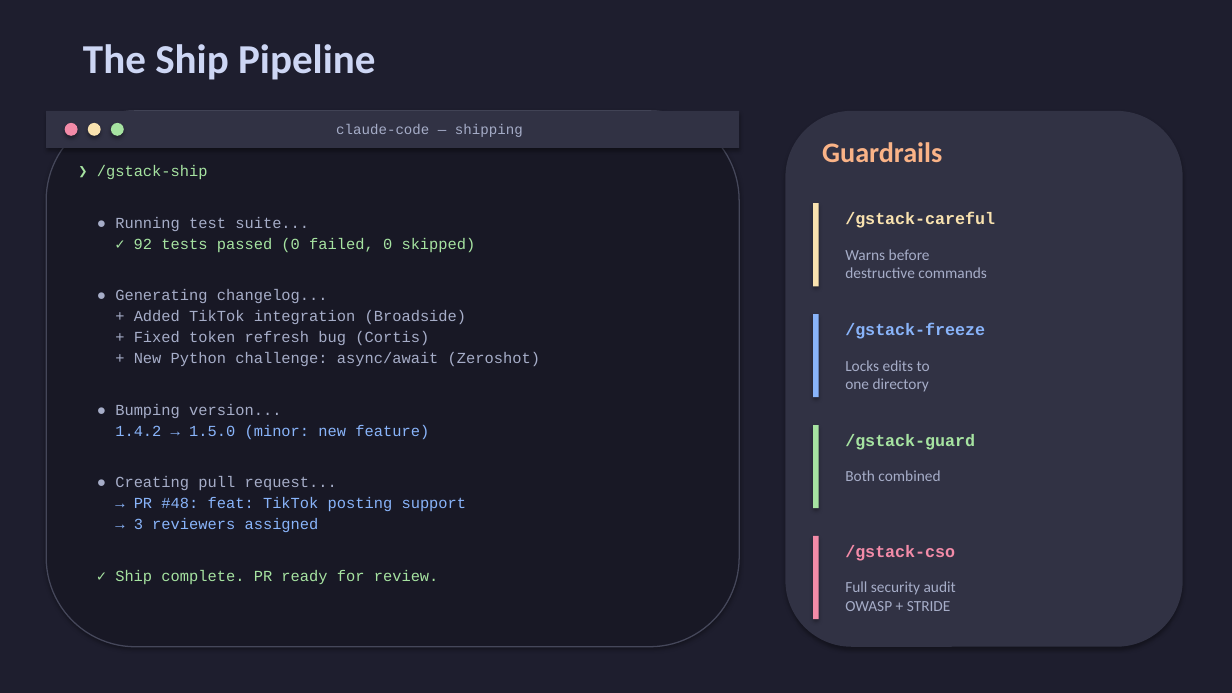
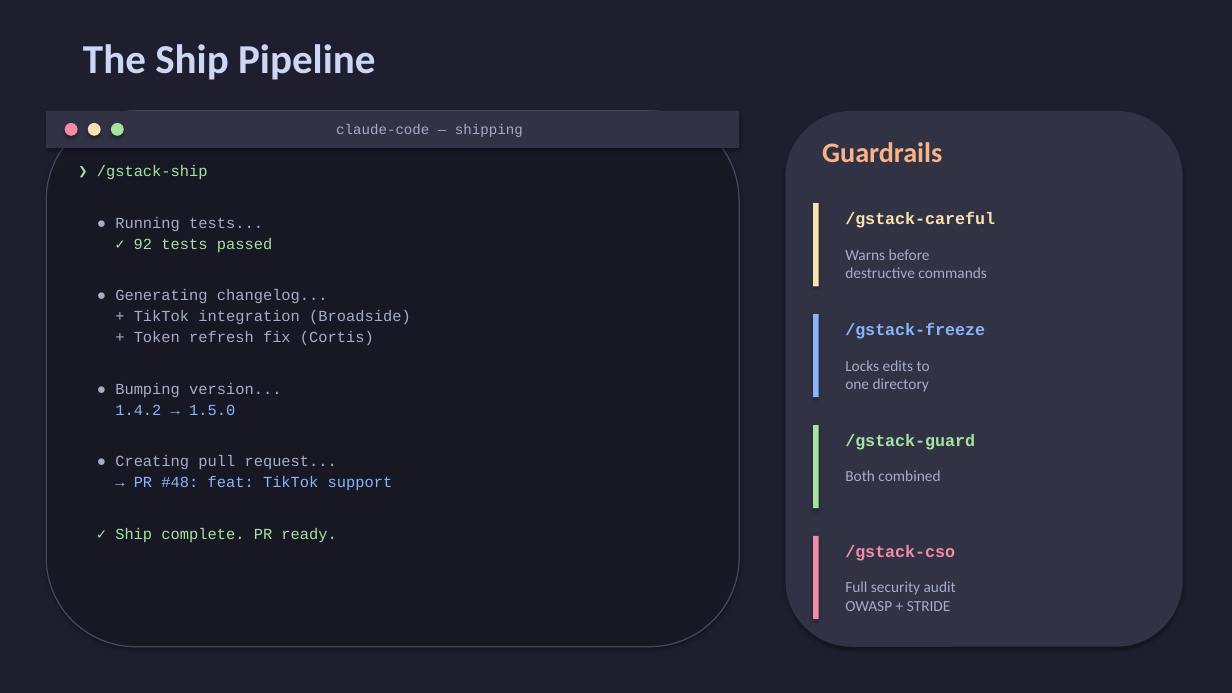
Before and after one commit to harshssd/ai-dev-talk, a slide deck: slide 20 of ai-dev-talk.pptx. Drawn at 1232x693 pixels with LibreOffice and Linux fonts; fonts in the diff are those of the drawing. Boxes give left, top, right and bottom in pixels: in the first picture for what was removed or moved away, otherwise in the second. Text is boxed around its words. In the diff, an @@ line names an element or a change of style, - is before the commit and + after.

```diff
--- a/ai-dev-talk.pptx
+++ b/ai-dev-talk.pptx
@@ text at (x1=115, y1=217, x2=272, y2=252): text changed; text colour #A6E3A1 to #A6ADC8 @@
-● Running test suite...
-✓ 92 tests passed (0 failed, 0 skipped)
+● Running tests...
+✓ 92 tests passed
@@ text at (x1=134, y1=310, x2=411, y2=345): text changed @@
-+ Added TikTok integration (Broadside)
-+ Fixed token refresh bug (Cortis)
-+ New Python challenge: async/await (Zeroshot)
++ TikTok integration (Broadside)
++ Token refresh fix (Cortis)
@@ text at (x1=115, y1=404, x2=235, y2=415): text changed @@
-1.4.2 → 1.5.0 (minor: new feature)
+1.4.2 → 1.5.0
@@ text at (x1=115, y1=476, x2=393, y2=542): text changed @@
-→ PR #48: feat: TikTok posting support
-→ 3 reviewers assigned
-✓ Ship complete. PR ready for review.
+→ PR #48: feat: TikTok support
+✓ Ship complete. PR ready.
```
Also in this commit, not shown: 3 other slides changed.
